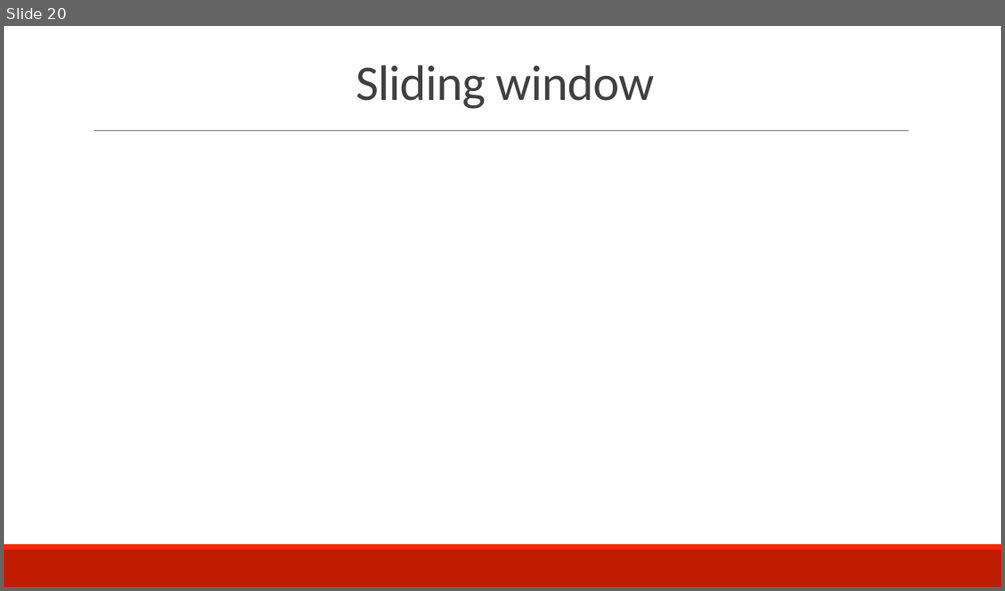
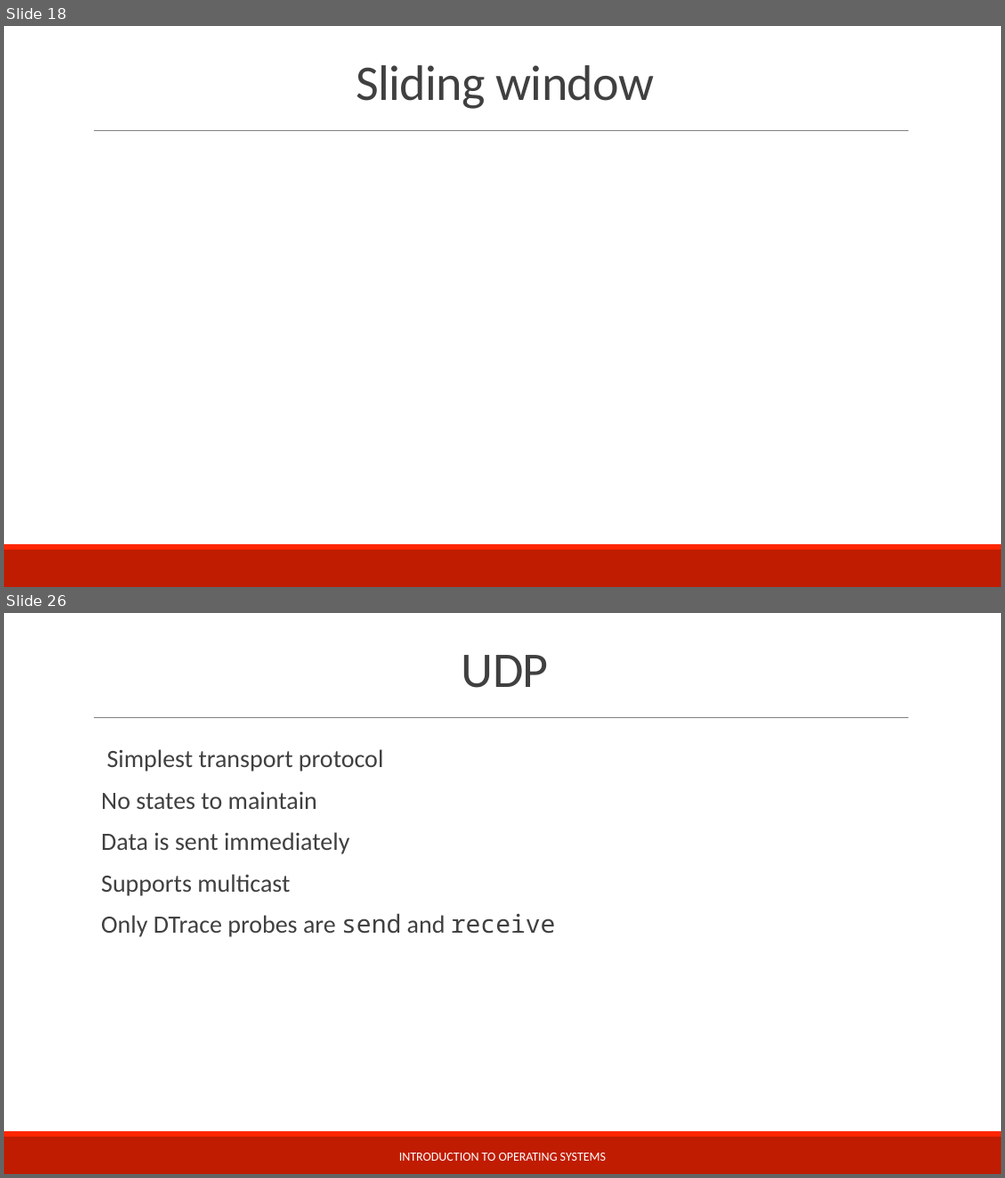
Before and after one commit to teachbsd/course, a slide deck: undergraduate/lectures/communication.pptx. Shown one above the other, each under a label of ours: slide 20 before the commit, slides 18 and 26 after it; the slides between them are not shown. The pictures are 1005x591 and 1005x1178 pixels, drawn with LibreOffice and Linux fonts; fonts in the diff are those of the drawing; background and template pictures are left out. Boxes give left, top, right and bottom in pixels: in the first picture for what was removed or moved away, otherwise in the second. Text is boxed around its words. In the diff, an @@ line names an element or a change of style, - is before the commit and + after.

```diff
--- a/undergraduate/lectures/communication.pptx
+++ b/undergraduate/lectures/communication.pptx
@@ slide 26 added at [4, 613, 1001, 1174], background #FFFFFF; not listed: 3 template elements that a slide beside it also shows @@
@@ title added at [461, 655, 549, 688], 48 pt, text #404040 @@
+UDP
@@ text added at [101, 749, 556, 937], 24 pt, text #404040 @@
+  Simplest transport protocol
+  No states to maintain
+  Data is sent immediately
+  Supports multicast
+  Only DTrace probes are send and receive
@@ text added at [399, 1152, 606, 1160], 12 pt, text #FFFFFF @@
+INTRODUCTION TO OPERATING SYSTEMS
@@ what was slide 20 is now slide 18 @@
```
Also in this commit, not shown: 21 slides changed, 7 other slides added, 13 slides removed.
